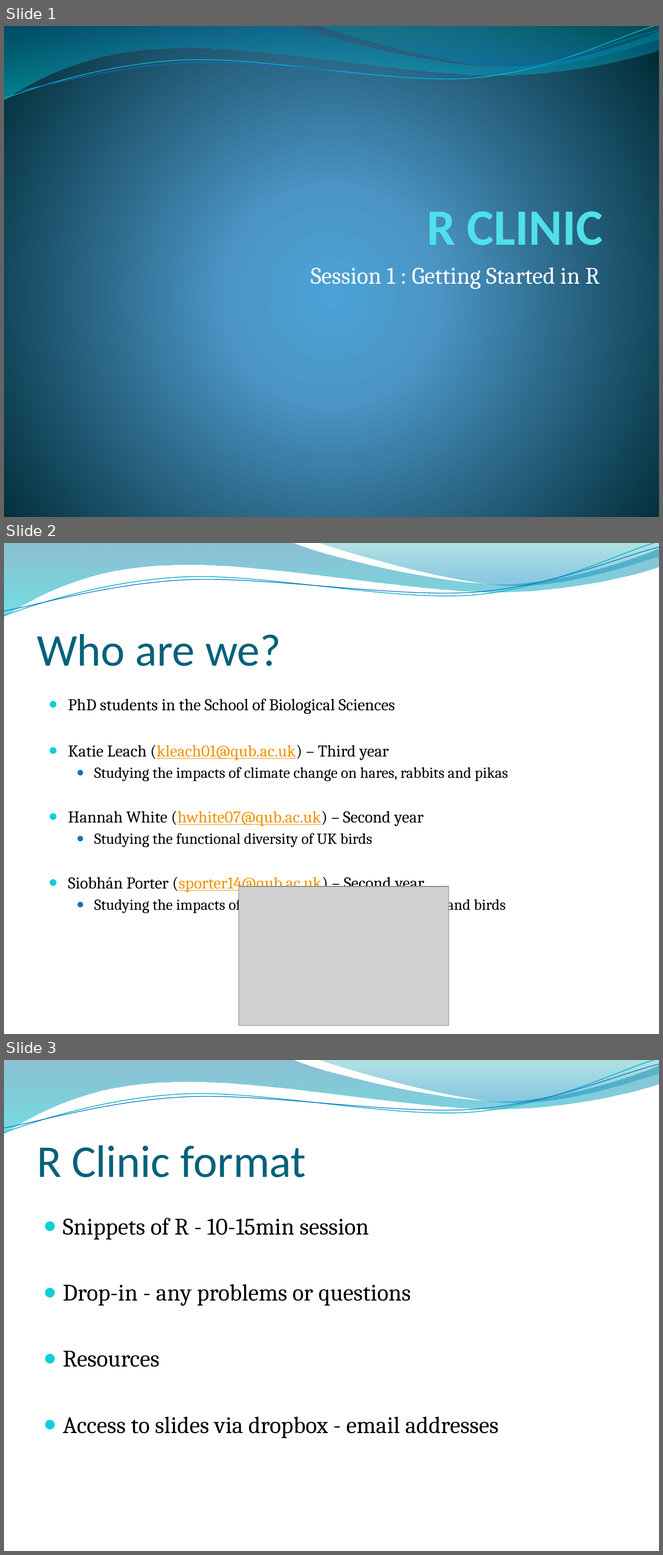
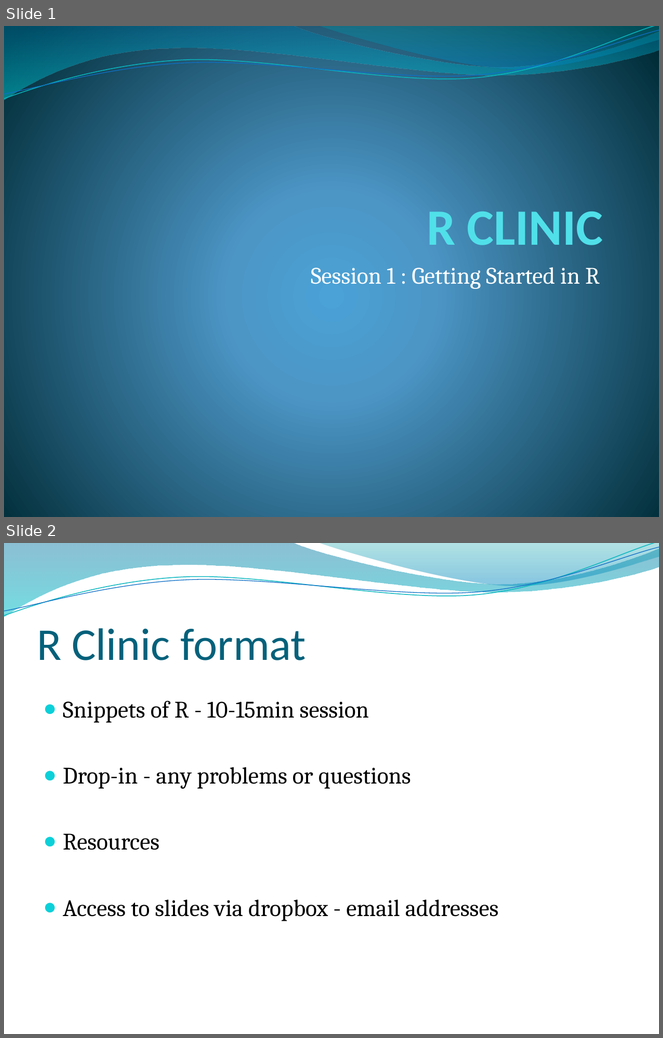
Before and after one commit to arcaravaggi/RClinicQUB, a slide deck: Session 1 Getting Started in R/Session 1 Getting Started in R.pptx. Shown one above the other, each under a label of ours: slides 1, 2 and 3 before the commit, slides 1 and 2 after it. The pictures are 663x1555 and 663x1038 pixels, drawn with LibreOffice and Linux fonts; fonts in the diff are those of the drawing; grey boxes stand for pictures; background and template pictures are left out. Boxes give left, top, right and bottom in pixels: in the first picture for what was removed or moved away, otherwise in the second. Text is boxed around its words. In the diff, an @@ line names an element or a change of style, - is before the commit and + after.

```diff
--- a/Session 1 Getting Started in R/Session 1 Getting Started in R.pptx
+++ b/Session 1 Getting Started in R/Session 1 Getting Started in R.pptx
@@ slide 2 removed at (x1=4, y1=543, x2=659, y2=1034), background picture (left out); not listed: 4 template elements that a slide beside it also shows @@
@@ title removed at (x1=37, y1=634, x2=281, y2=666) @@
-Who are we?
@@ text removed at (x1=68, y1=698, x2=508, y2=914) @@
-● PhD students in the School of Biological Sciences
-● Katie Leach (kleach01@qub.ac.uk) – Third year
-  ● Studying the impacts of climate change on hares, rabbits and pikas
-● Hannah White (hwhite07@qub.ac.uk) – Second year
-  ● Studying the functional diversity of UK birds
-● Siobhán Porter (sporter14@qub.ac.uk) – Second year
-  ● Studying the impacts of hedgerow management on farmland birds
@@ picture removed at (x1=239, y1=887, x2=449, y2=1027) @@
@@ what was slide 3 is now slide 2 @@
```
